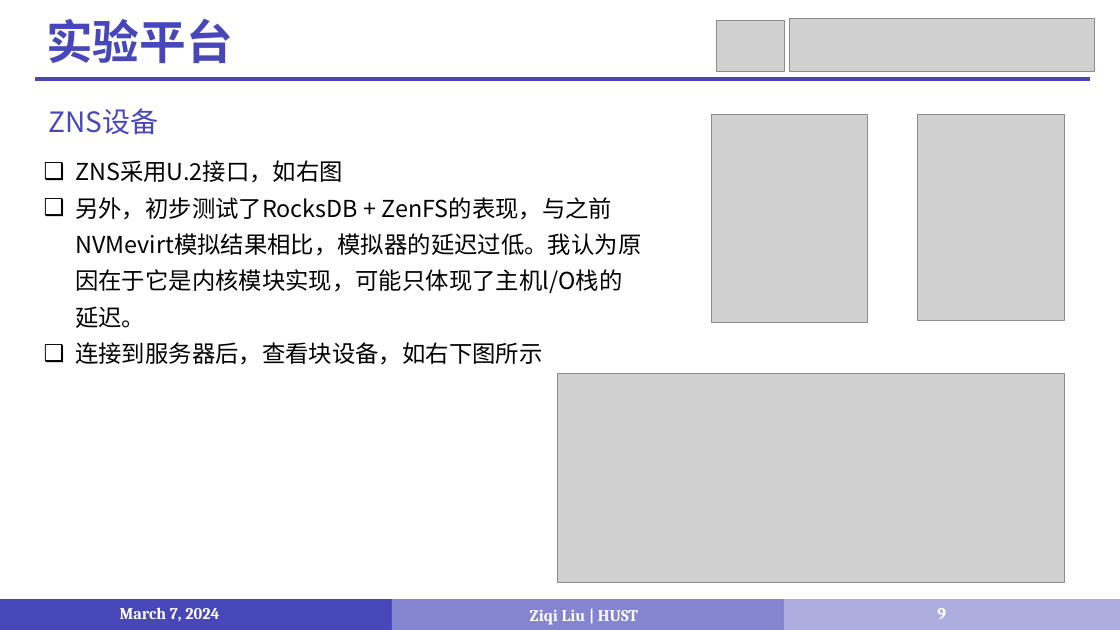
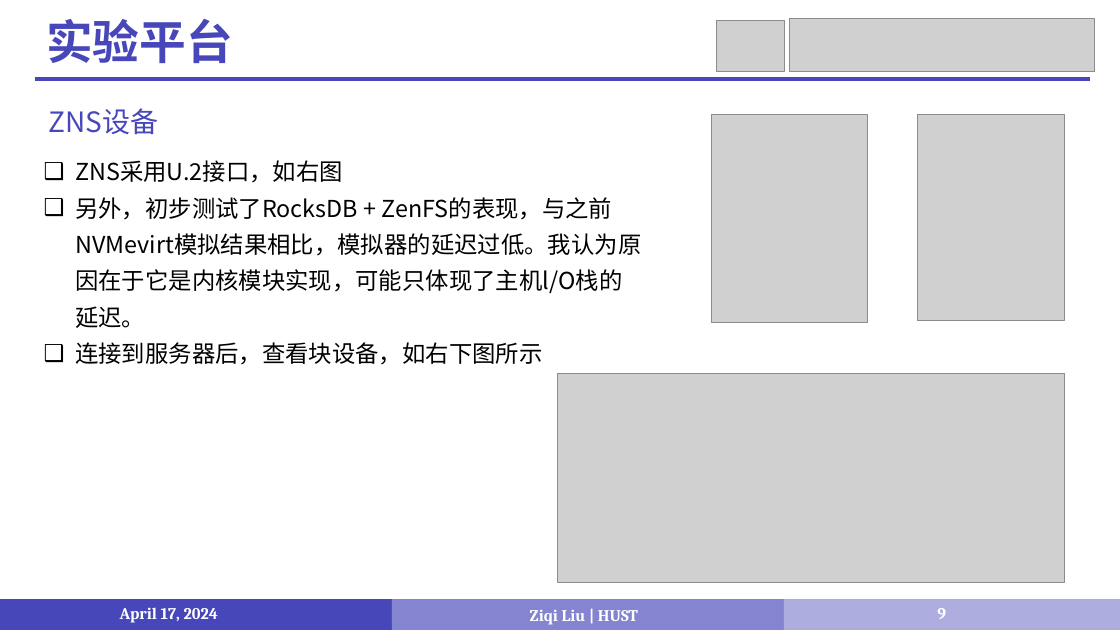
Before and after one commit to LiuziqiOvO/md, a slide deck: slide 9 of 毕设/1_柳子淇_基于ZNS SSD的数据访问特征分析与性能优化.pptx. Drawn at 1120x630 pixels with LibreOffice and Linux fonts; fonts in the diff are those of the drawing; grey boxes stand for pictures. Boxes give left, top, right and bottom in pixels: in the first picture for what was removed or moved away, otherwise in the second. Text is boxed around its words. In the diff, an @@ line names an element or a change of style, - is before the commit and + after.

```diff
--- a/毕设/1_柳子淇_基于ZNS SSD的数据访问特征分析与性能优化.pptx
+++ b/毕设/1_柳子淇_基于ZNS SSD的数据访问特征分析与性能优化.pptx
@@ text at [120,607,218,623]: text changed @@
-March 7, 2024
+April 17, 2024
```
Also in this commit, not shown: 12 other slides changed, 4 other files.
